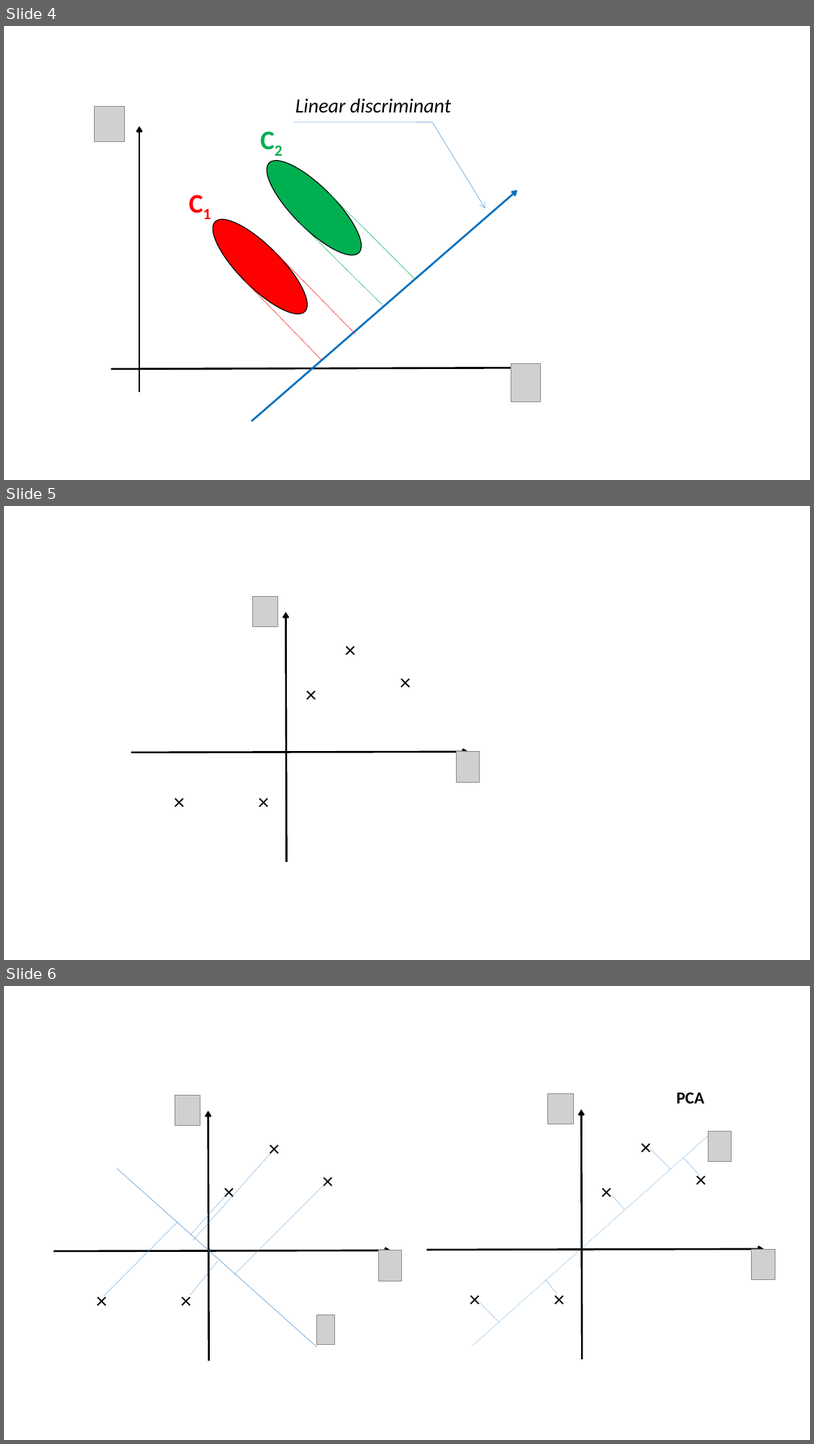
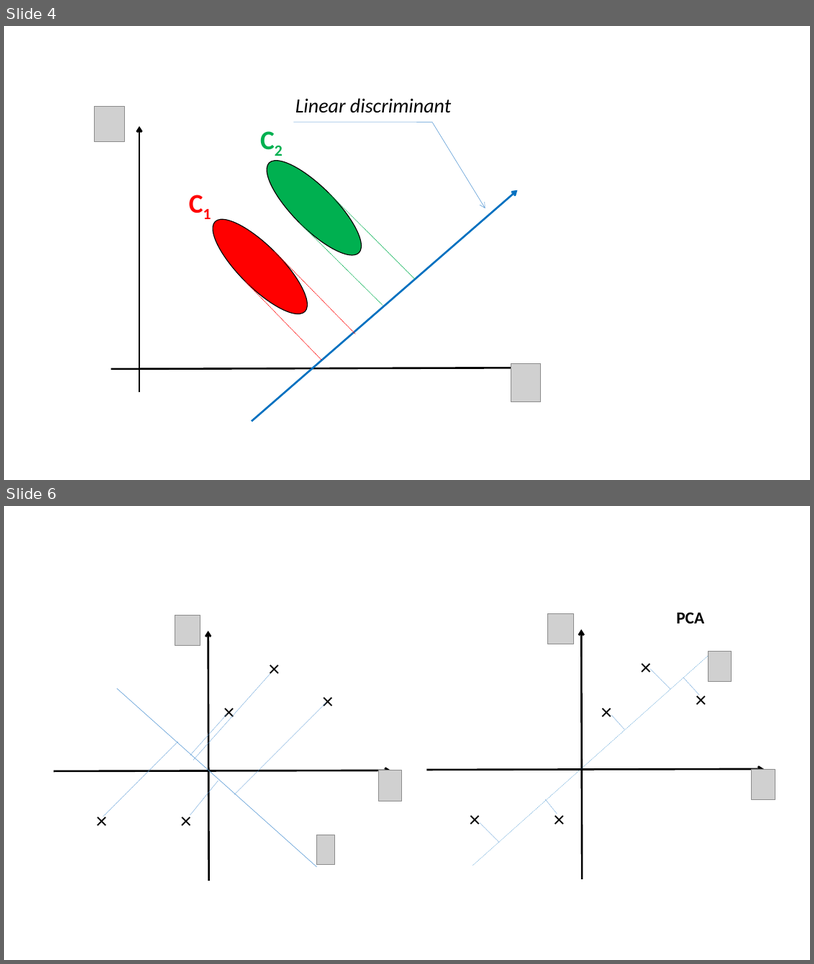
Before and after one commit to shinne/graduation, a slide deck: 毕设论文相关/我的相关/ppt/allPPT.pptx. Shown one above the other, each under a label of ours: slides 4, 5 and 6 before the commit, slides 4 and 6 after it; the slides between them are not shown. The pictures are 814x1444 and 814x964 pixels, drawn with LibreOffice and Linux fonts; fonts in the diff are those of the drawing; grey boxes stand for pictures. Boxes give left, top, right and bottom in pixels: in the first picture for what was removed or moved away, otherwise in the second. Text is boxed around its words. In the diff, an @@ line names an element or a change of style, - is before the commit and + after.

```diff
--- a/毕设论文相关/我的相关/ppt/allPPT.pptx
+++ b/毕设论文相关/我的相关/ppt/allPPT.pptx
@@ slide 5 removed at <box>4,506,810,960</box>, background #FFFFFF @@
@@ picture removed at <box>252,596,278,626</box> @@
@@ arrow removed from (286, 862) to (286, 612) @@
@@ text removed at <box>339,633,365,665</box> @@
-×
@@ text removed at <box>300,677,326,709</box> @@
-×
@@ text removed at <box>394,665,420,698</box> @@
-×
@@ arrow removed from (131, 752) to (468, 752) @@
@@ picture removed at <box>456,752,480,782</box> @@
@@ text removed at <box>168,785,194,817</box> @@
-×
@@ text removed at <box>252,785,278,817</box> @@
-×
```
Also in this commit, not shown: 2 slides added, 7 other files.
